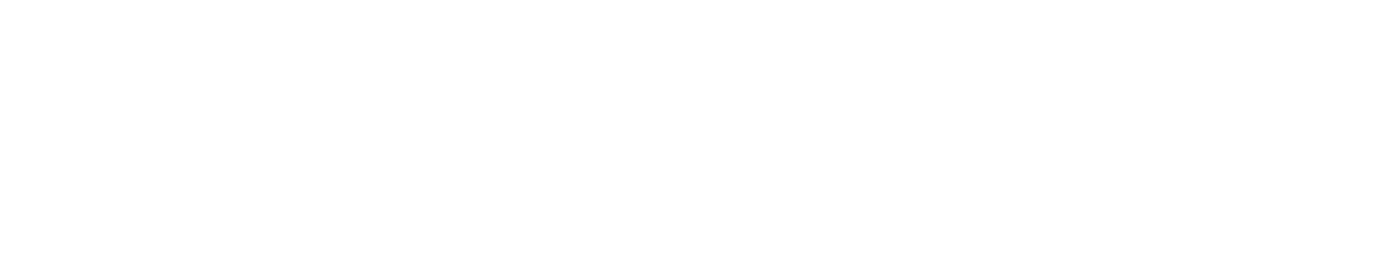
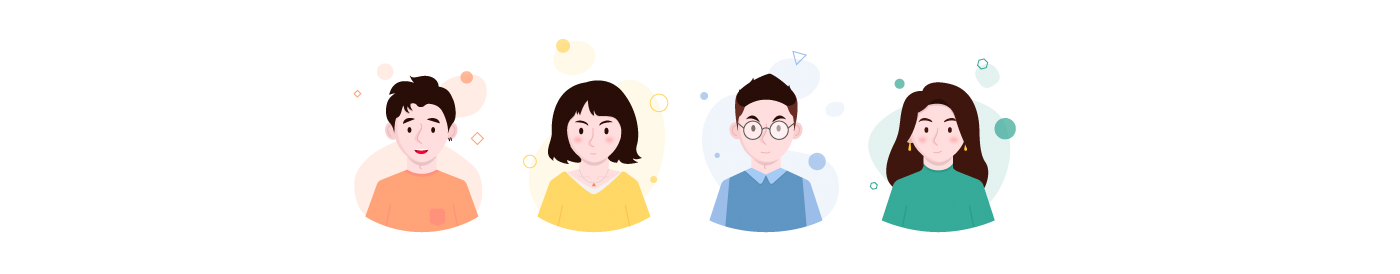
Layers edited between the first and the second 1400 × 274 image:
added layer "Layer 5" above "Layer 4" over [left=353, top=39, right=1016, bottom=233]
added layer "Layer 2" above "Layer 1" over [left=353, top=39, right=1005, bottom=233]
